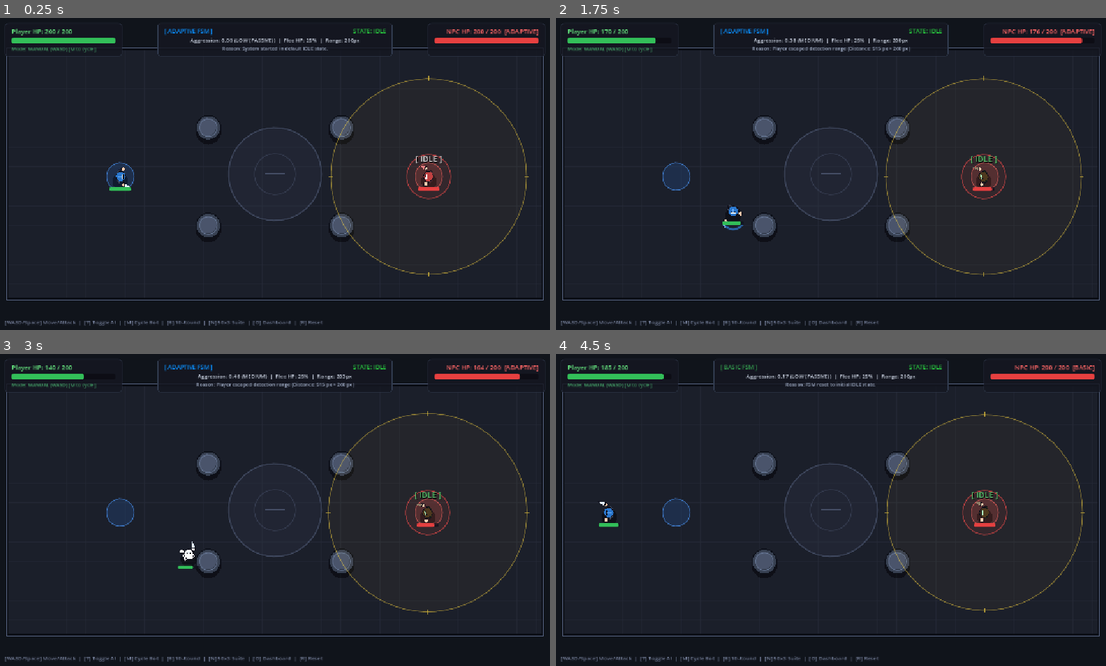
Above: before the commit, frames 1-4 (two rows, left to right).
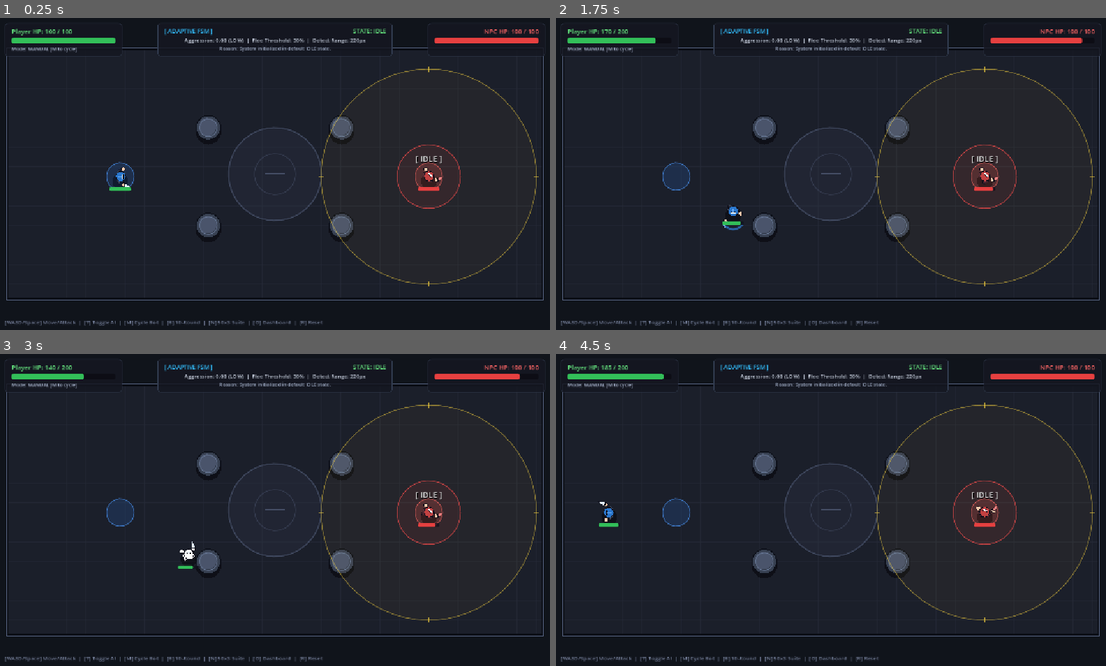
Above: after the commit, the same moments.

Repository: Prats1729/adaptive-npc-ai-FSM
Game: Godot game, scene res://scenes/arena.tscn
Same seed, same stepped clock (60 frames per second), same inputs: the game is played once before the commit and once after it.
Inputs (mouse positions are in pixels of both pictures, inside the frame that each line leads up to):
- Up to frame 1 (0.25 s): no input
- Up to frame 2 (1.75 s): tap Enter (ui_accept) at 0.5, 0.77, 1.52 s; move the mouse to (957, 158) at 0.52 s; hold Right (ui_right) 0.53-1.28 s; tap 1 at 0.6, 1.55 s; click (957, 158) at 0.67 s; tap 2 at 0.8, 1.35 s; move the mouse to (715, 189) at 1.27 s; hold Down (ui_down) from 1.28 s (still down)
- Up to frame 3 (3 s): move the mouse to (330, 441) at 2.02 s; release Down (ui_down) at 2.03 s; hold Right (ui_right) 2.03-2.78 s; tap 1 at 2.1 s; tap 2 at 2.3, 2.85 s; move the mouse to (247, 572) at 2.77 s; hold Up (ui_up) from 2.78 s (still down); click (247, 572) at 2.92 s
- Up to frame 4 (4.5 s): tap Enter (ui_accept) at 3.02, 3.77 s; tap 1 at 3.05 s; move the mouse to (1001, 556) at 3.52 s; release Up (ui_up) at 3.53 s; hold Left (ui_left) from 3.53 s (still down); tap R at 3.6 s; tap 2 at 3.8 s; move the mouse to (660, 463) at 4.27 s; tap T at 4.35 s

The runs differ from the first frame. In frame 1, 1.9% of the frame differs, in the area x 2-98%, y 3-87%; in frame 2, 2.1%; in frame 3, 2.1%; in frame 4, 2.1%.
Error after the commit: Parse Error: Identifier "response_time_measured" not declared in the current scope. (res://scripts/enemy_fsm.gd:332)

Commit message:
fix(telemetry): audit and repair experimental metrics
- Add player_damaged/enemy_damaged signals to correctly populate hit counts.
- Calculate distinct survival times based on who actually died.
- Accurately measure FSM response time (via Time.get_ticks_usec) between stimulus and transition, replacing the hardcoded 0.016s placeholder.
- Remove adaptive DPS advantage (cooldown reduction) to ensure strictly fair combat parameters between Basic and Adaptive bots.
- Force paired-seed sequences per trial to guarantee reproducible spawn randomness for fair comparison.
- Update dashboard presentation to correctly frame 'Internal Experimental Results' instead of 'Literature Benchmarks'.

Diff:
--- a/scripts/adaptive_logic.gd
+++ b/scripts/adaptive_logic.gd
@@ -33,7 +33,6 @@
 # Adaptive Limits (conservative — strategy matters more than numbers)
 const MAX_ADAPTIVE_DETECTION: float = 260.0
 const MAX_ADAPTIVE_FLEE_THRESHOLD: float = 0.38
-const MIN_ADAPTIVE_COOLDOWN: float = 0.65
 
 var fsm: Node = null
 var enemy: CharacterBody2D = null
@@ -91,13 +90,8 @@
 	else:
 		fsm.flee_health_ratio = lerp(fsm.flee_health_ratio, BASE_FLEE_THRESHOLD, delta * 1.5)
 
-	# Rule 2: High Aggression -> Reduce attack cooldown to exploit timing gaps
-	# This is the key adaptive DPS advantage: 0.80 -> 0.65s = ~23% faster attacks
-	if player_aggression_score > 0.30:
-		var cd_boost = lerp(BASE_ATTACK_COOLDOWN, MIN_ADAPTIVE_COOLDOWN, min(1.0, (player_aggression_score - 0.30) * 1.5))
-		fsm.attack_cooldown_time = lerp(fsm.attack_cooldown_time, cd_boost, delta * 2.5)
-	else:
-		fsm.attack_cooldown_time = lerp(fsm.attack_cooldown_time, BASE_ATTACK_COOLDOWN, delta * 1.5)
+	# Removed Rule 2 (adaptive attack cooldown) to ensure fair combat metrics.
+	fsm.attack_cooldown_time = BASE_ATTACK_COOLDOWN
 
 	# Rule 3: Passive / Distant Player -> Expand detection range
 	if passive_distance_timer > 2.5:
@@ -108,16 +102,16 @@
 
 	# Dynamic explanation synthesis
 	if player_aggression_score > 0.5:
-		current_adaptive_explanation = "Adaptive: High aggression (%.2f) -> Flee at %.0f%%, Cooldown %.2fs, Hit-and-Run active" % [
-			player_aggression_score, fsm.flee_health_ratio * 100.0, fsm.attack_cooldown_time
+		current_adaptive_explanation = "Adaptive: High aggression (%.2f) -> Flee at %.0f%%, Hit-and-Run active" % [
+			player_aggression_score, fsm.flee_health_ratio * 100.0
 		]
 	elif passive_distance_timer > 3.0 and fsm.detection_range > BASE_DETECTION_RANGE + 3.0:
 		current_adaptive_explanation = "Adaptive: Target passive for %.1fs -> Detection expanded to %dpx" % [
 			passive_distance_timer, round(fsm.detection_range)
 		]
 	else:
-		current_adaptive_explanation = "Adaptive: Scanning (Aggression: %.2f, Range: %dpx, CD: %.2fs)" % [
-			player_aggression_score, round(fsm.detection_range), fsm.attack_cooldown_time
+		current_adaptive_explanation = "Adaptive: Scanning (Aggression: %.2f, Range: %dpx)" % [
+			player_aggression_score, round(fsm.detection_range)
 		]
 
 	var aggression_tier = get_aggression_tier()
--- a/scripts/enemy_fsm.gd
+++ b/scripts/enemy_fsm.gd
@@ -45,6 +45,7 @@
 var hit_and_run_active: bool = false
 
 var idle_recovery_timer: float = 0.0
+var last_stimulus_usec: int = 0
 
 @onready var adaptive_logic: Node = $AdaptiveLogic if has_node("AdaptiveLogic") else null
 
@@ -149,6 +150,8 @@
 
 	# Transition 1: Player enters detection range
 	if distance <= detection_range:
+		if last_stimulus_usec == 0:
+			notify_stimulus_received()
 		var extra_info = ""
 		if adaptive_logic and adaptive_logic.is_adaptive_enabled and detection_range > adaptive_logic.BASE_DETECTION_RANGE + 4.0:
 			extra_info = " [Adaptive Expansion: %dpx > base %dpx]" % [round(detection_range), round(adaptive_logic.BASE_DETECTION_RANGE)]
@@ -322,6 +325,13 @@
 	if current_state == new_state:
 		return
 
+	if last_stimulus_usec > 0:
+		var response_time_sec = (Time.get_ticks_usec() - last_stimulus_usec) / 1000000.0
+		if response_time_sec <= 0.0001:
+			response_time_sec = get_physics_process_delta_time()
+		response_time_measured.emit(response_time_sec)
+		last_stimulus_usec = 0
+
 	var old_state_name = get_state_name(current_state)
 	var new_state_name = get_state_name(new_state)
 	last_reason = reason
@@ -376,7 +386,12 @@
 	}
 	telemetry_updated.emit(data)
 
+func notify_stimulus_received() -> void:
+	if last_stimulus_usec == 0:
+		last_stimulus_usec = Time.get_ticks_usec()
+
 func notify_player_attacked() -> void:
+	notify_stimulus_received()
 	if adaptive_logic and adaptive_logic.has_method("record_player_attack"):
 		adaptive_logic.record_player_attack()
 
--- a/scripts/enemy_npc.gd
+++ b/scripts/enemy_npc.gd
@@ -9,6 +9,7 @@
 # ==============================================================================
 
 signal health_changed(current_health: int, max_health: int)
+signal enemy_damaged()
 signal enemy_died()
 
 @export var max_health: int = 200
@@ -73,6 +74,8 @@
 		return
 
 	current_health = max(0, current_health - amount)
+	if amount > 0:
+		enemy_damaged.emit()
 	if hp_bar:
 		hp_bar.value = current_health
 
--- a/scripts/player.gd
+++ b/scripts/player.gd
@@ -10,6 +10,7 @@
 
 signal health_changed(current_health: int, max_health: int)
 signal player_attacked()
+signal player_damaged()
 signal player_died()
 
 @export var walk_speed: float = 155.0
@@ -122,6 +123,9 @@
 		return
 
 	current_health = max(0, current_health - amount)
+	if amount > 0:
+		player_damaged.emit()
+
 	if hp_bar:
 		hp_bar.value = current_health
 
--- a/scripts/simulation_runner.gd
+++ b/scripts/simulation_runner.gd
@@ -28,6 +28,8 @@
 var npc_hits_taken: int = 0
 var player_hits_taken: int = 0
 var state_transition_count: int = 0
+var response_time_sum: float = 0.0
+var response_time_count: int = 0
 var is_episode_active: bool = false
 
 # Batch Benchmark State
@@ -66,9 +68,16 @@
 		player_bot = player.get_node_or_null("PlayerBot")
 		if not player.player_died.is_connected(_on_player_died):
 			player.player_died.connect(_on_player_died)
+		if not player.player_damaged.is_connected(_on_player_damaged):
+			player.player_damaged.connect(_on_player_damaged)
 
 	if enemy and not enemy.enemy_died.is_connected(_on_enemy_died):
 		enemy.enemy_died.connect(_on_enemy_died)
+	if enemy and not enemy.enemy_damaged.is_connected(_on_enemy_damaged):
+		enemy.enemy_damaged.connect(_on_enemy_damaged)
+
+	if fsm and fsm.has_signal("response_time_measured") and not fsm.response_time_measured.is_connected(_on_response_time_measured):
+		fsm.response_time_measured.connect(_on_response_time_measured)
 
 	csv_logger = get_node_or_null("CSVLogger")
 	if not csv_logger:
@@ -96,6 +105,8 @@
 	npc_hits_taken = 0
 	player_hits_taken = 0
 	state_transition_count = 0
+	response_time_sum = 0.0
+	response_time_count = 0
 	current_episode_id += 1
 
 func start_automated_benchmark(batch_size: int = 10, bot_mode: int = 1) -> void:
@@ -180,6 +191,11 @@
 		var adaptive_logic = fsm.get_node("AdaptiveLogic")
 		adaptive_logic.is_adaptive_enabled = use_adaptive
 
+	# PAIR-MATCHED SEED FOR REPRODUCIBILITY
+	# Ensure Basic and Adaptive face the exact same spawn variations and random rolls
+	var trial_number = batch_current_index if not use_adaptive else (batch_current_index - batch_target_episodes / 2)
+	seed(batch_bot_mode * 1000 + trial_number)
+
 	# Reset arena entities with slight spawn variation
 	if arena and arena.has_method("reset_simulation"):
 		arena.reset_simulation(true)
@@ -201,6 +217,19 @@
 	if is_episode_active:
 		_conclude_episode(false, true, "Enemy defeated")
 
+func _on_player_damaged() -> void:
+	if is_episode_active:
+		player_hits_taken += 1
+
+func _on_enemy_damaged() -> void:
+	if is_episode_active:
+		npc_hits_taken += 1
+
+func _on_response_time_measured(time_sec: float) -> void:
+	if is_episode_active:
+		response_time_sum += time_sec
+		response_time_count += 1
+
 func _conclude_episode(npc_won: bool, player_won: bool, outcome_reason: String) -> void:
 	is_episode_active = false
 
@@ -210,19 +239,29 @@
 
 	var final_retreat = fsm.flee_health_ratio if fsm else 0.30
 	var final_detection = fsm.detection_range if fsm else 220.0
+
+	var final_npc_survival = max_episode_duration if npc_won else episode_elapsed_time
+	var final_player_survival = max_episode_duration if player_won else episode_elapsed_time
+	if not npc_won and not player_won:
+		final_npc_survival = max_episode_duration
+		final_player_survival = max_episode_duration
+
+	var avg_resp = 0.016
+	if response_time_count > 0:
+		avg_resp = response_time_sum / float(response_time_count)
 
 	var episode_data = {
 		"episode_id": current_episode_id,
 		"system_type": system_type,
 		"player_bot_type": bot_type_str,
-		"npc_survival_time": episode_elapsed_time,
-		"player_survival_time": episode_elapsed_time,
+		"npc_survival_time": final_npc_survival,
+		"player_survival_time": final_player_survival,
 		"npc_won": npc_won,
 		"player_won": player_won,
 		"npc_hits": player_hits_taken,
 		"player_hits": npc_hits_taken,
 		"state_transition_count": state_transition_count,
-		"average_response_time": 0.016,
+		"average_response_time": avg_resp,
 		"final_adaptive_retreat_threshold": final_retreat,
 		"final_adaptive_detection_range": final_detection
 	}
Not shown, changed: docs/dashboard.html
